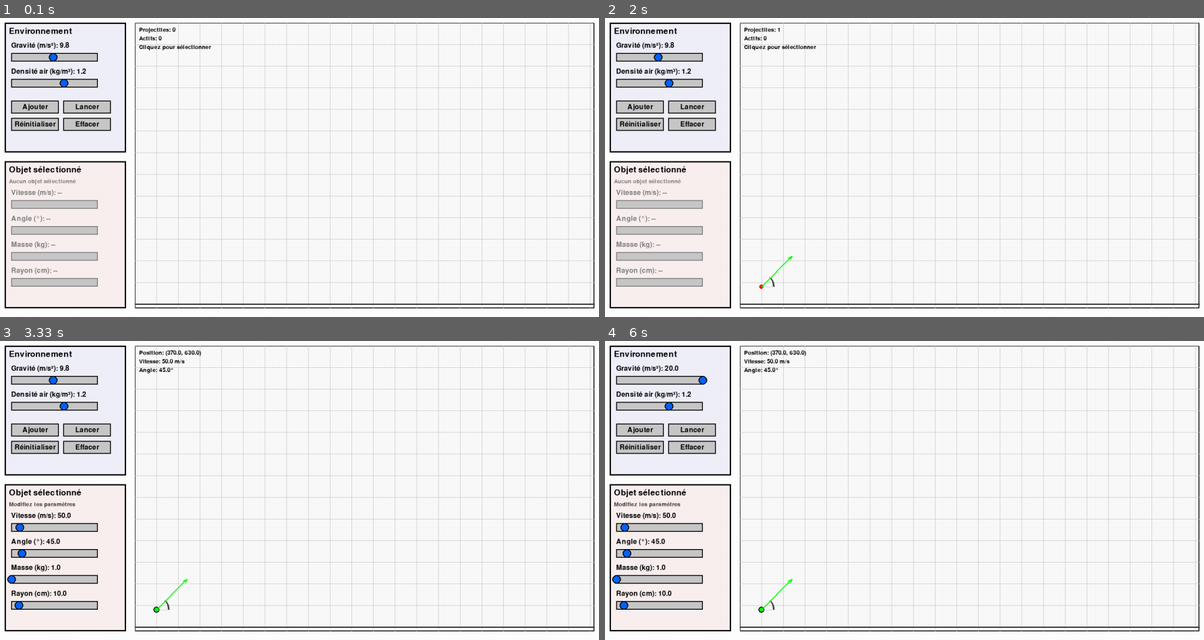
Above: before the commit, frames 1-4 (two rows, left to right).
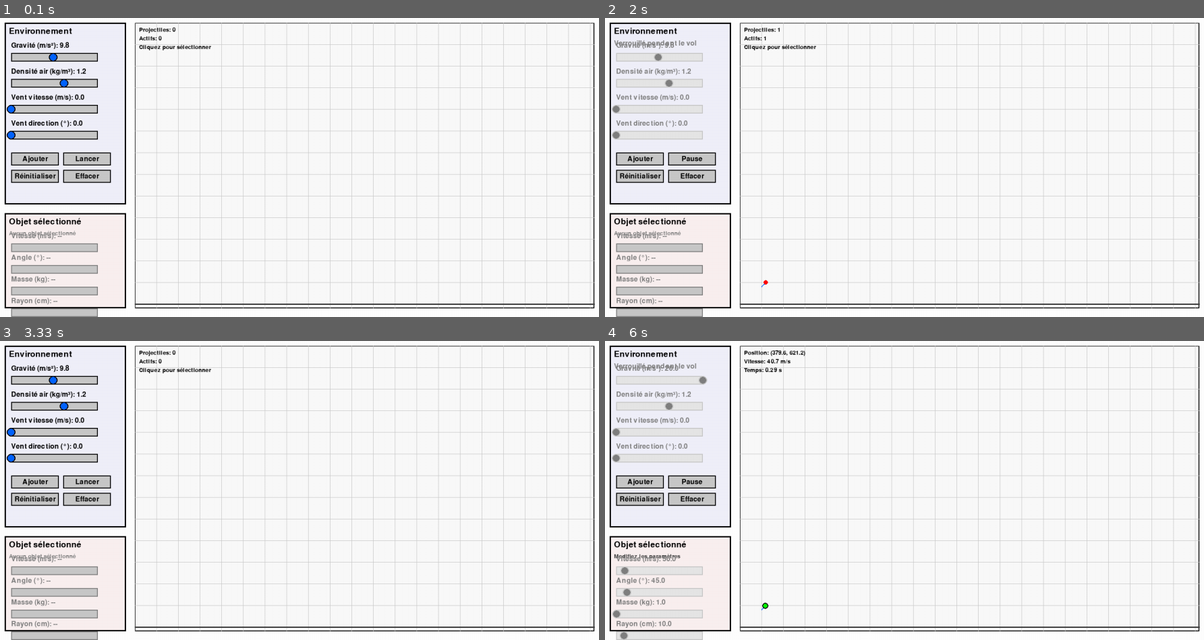
Above: after the commit, the same moments.

Repository: NathanDufils/Projet-Modelisation-Mathematique
Game: pygame game, started from main.py
Same seed, same stepped clock (60 frames per second), same inputs: the game is played once before the commit and once after it.
Inputs (mouse positions are in pixels of both pictures, inside the frame that each line leads up to):
- Up to frame 1 (0.1 s): no input
- Up to frame 2 (2 s): press the mouse at (910, 185) at 0.37 s; move the mouse to (832, 176) at 0.47 s; release the mouse at (760, 167) at 0.6 s; click "Ajouter" at 0.72 s; press the mouse at (616, 290) at 1.03 s; move the mouse to (736, 233) at 1.13 s; release the mouse at (862, 176) at 1.27 s; click (790, 224) at 1.38 s; press the mouse at (694, 158) at 1.7 s; move the mouse to (904, 191) at 1.8 s; release the mouse at (1120, 224) at 1.93 s
- Up to frame 3 (3.33 s): click "Ajouter" at 2.05 s; press the mouse at (89, 481) at 2.37 s; move the mouse to (167, 526) at 2.47 s; release the mouse at (251, 568) at 2.6 s; press the mouse at (89, 481) at 2.7 s; move the mouse to (131, 496) at 2.8 s; release the mouse at (179, 511) at 2.93 s; press the mouse at (89, 499) at 3.03 s; move the mouse to (191, 445) at 3.13 s; release the mouse at (293, 391) at 3.27 s
- Up to frame 4 (6 s): press the mouse at (640, 481) at 3.37 s; move the mouse to (880, 442) at 3.47 s; release the mouse at (1126, 400) at 3.6 s; press the mouse at (694, 499) at 3.7 s; move the mouse to (748, 496) at 3.8 s; release the mouse at (802, 496) at 3.93 s; press the mouse at (658, 379) at 4.03 s; move the mouse to (748, 412) at 4.13 s; release the mouse at (838, 445) at 4.27 s; click "Ajouter" at 5.38 s; press the mouse at (694, 481) at 5.7 s; move the mouse to (730, 445) at 5.8 s; release the mouse at (766, 412) at 5.93 s

The runs differ from the first frame. In frame 1, 7.4% of the frame differs, in the area x 0-22%, y 25-100%; in frame 2, 8.5%, in the area x 0-32%, y 5-100%; in frame 3, 8.0%; in frame 4, 8.1%.

Commit message:
feat: implement wind into simulation

Diff:
--- a/src/physics.py
+++ b/src/physics.py
@@ -1,13 +1,14 @@
 import math
 from src.settings import GRAVITY, AIR_DENSITY, DRAG_COEFFICIENT
 
-def calculate_trajectory_point(x0, y0, v0, angle, t, mass, radius, gravity=GRAVITY, air_density=AIR_DENSITY):
+def calculate_trajectory_point(x0, y0, v0, angle, t, mass, radius, gravity=GRAVITY, air_density=AIR_DENSITY, wind_speed=0.0, wind_direction=0.0):
     """
     Calcule la position et la vitesse d'un projectile à un temps donné.
     Utilise l'intégration numérique avec résistance de l'air si radius > 0.
 
-    La force de traînée est calculée avec: F_drag = 0.5 * ρ * C_d * A * v²
-    où ρ = densité de l'air, C_d = coefficient de traînée, A = surface frontale
+    La force de traînée est calculée avec: F_drag = 0.5 * ρ * C_d * A * v_rel²
+    où ρ = densité de l'air, C_d = coefficient de traînée, A = surface frontale,
+    et v_rel est la vitesse relative du projectile par rapport à l'air (incluant le vent)
 
     Args:
         x0, y0: Position initiale
@@ -18,6 +19,8 @@
         radius: Rayon du projectile
         gravity: Accélération de la pesanteur (défaut: GRAVITY)
         air_density: Densité de l'air (défaut: AIR_DENSITY)
+        wind_speed: Vitesse du vent en m/s (défaut: 0.0)
+        wind_direction: Direction du vent en degrés, 0°=droite, 90°=haut, 180°=gauche, 270°=bas (défaut: 0.0)
     """
     if radius == 0:
         # Trajectoire parabolique simple sans résistance de l'air
@@ -35,6 +38,12 @@
         vx = v0 * math.cos(angle)
         vy = -v0 * math.sin(angle)
 
+        # Calcul des composantes du vent
+        # Direction: 0° = droite (+x), 90° = haut (-y), 180° = gauche (-x), 270° = bas (+y)
+        wind_angle_rad = math.radians(wind_direction)
+        vx_wind = wind_speed * math.cos(wind_angle_rad)
+        vy_wind = -wind_speed * math.sin(wind_angle_rad)  # Négatif car y augmente vers le bas
+
         # Calcul de la surface frontale (aire d'un cercle)
         cross_section_area = math.pi * radius**2
 
@@ -42,15 +51,36 @@
         drag_constant = 0.5 * air_density * DRAG_COEFFICIENT * cross_section_area
 
         current_time = 0
+        max_speed = 10000  # Vitesse maximale pour éviter les overflow (10 km/s)
+
         while current_time < t:
-            # Calculer la force de traînée: F = k * v²
-            speed = math.sqrt(vx**2 + vy**2)
-            if speed > 0:
-                # Force de traînée
-                drag_force = drag_constant * speed**2
+            # Limiter les vitesses pour éviter les overflow
+            vx = max(-max_speed, min(max_speed, vx))
+            vy = max(-max_speed, min(max_speed, vy))
+
+            # Calculer la vitesse relative du projectile par rapport à l'air
+            vx_rel = vx - vx_wind
+            vy_rel = vy - vy_wind
+
+            # Calculer la vitesse relative avec protection contre overflow
+            speed_sq = vx_rel**2 + vy_rel**2
+            if speed_sq > max_speed**2:
+                # Si la vitesse dépasse la limite, on arrête l'intégration
+                break
+            speed_rel = math.sqrt(speed_sq)
+
+            if speed_rel > 0:
+                # Force de traînée basée sur la vitesse relative
+                drag_force = drag_constant * speed_rel**2
                 # Accélération due à la traînée (F = ma, donc a = F/m)
-                drag_ax = -drag_force * (vx / speed) / mass
-                drag_ay = -drag_force * (vy / speed) / mass
+                # La traînée s'oppose à la vitesse relative
+                drag_ax = -drag_force * (vx_rel / speed_rel) / mass
+                drag_ay = -drag_force * (vy_rel / speed_rel) / mass
+
+                # Limiter l'accélération pour éviter l'instabilité numérique
+                max_accel = 1000  # m/s² maximum
+                drag_ax = max(-max_accel, min(max_accel, drag_ax))
+                drag_ay = max(-max_accel, min(max_accel, drag_ay))
             else:
                 drag_ax = drag_ay = 0
 
--- a/src/projectile.py
+++ b/src/projectile.py
@@ -42,31 +42,44 @@
         self.vy = -self.v0 * math.sin(self.angle)
         self.active = True
 
-    def update(self, dt, gravity=GRAVITY, air_density=AIR_DENSITY):
+    def update(self, dt, gravity=GRAVITY, air_density=AIR_DENSITY, wind_speed=0.0, wind_direction=0.0):
         """Met à jour la position du projectile si il est lancé et pas en pause.
 
         Args:
             dt: Pas de temps
             gravity: Accélération de la pesanteur
             air_density: Densité de l'air
+            wind_speed: Vitesse du vent en m/s
+            wind_direction: Direction du vent en degrés
         """
         if not self.active or not self.launched or self.paused:
             return
 
         self.time += dt
 
-        new_x, new_y, new_vx, new_vy = calculate_trajectory_point(
-            self.x0, self.y0, self.v0, self.angle,
-            self.time, self.mass, self.radius,
-            gravity, air_density
-        )
+        try:
+            new_x, new_y, new_vx, new_vy = calculate_trajectory_point(
+                self.x0, self.y0, self.v0, self.angle,
+                self.time, self.mass, self.radius,
+                gravity, air_density, wind_speed, wind_direction
+            )
 
-        self.x = new_x
-        self.y = new_y
-        self.vx = new_vx
-        self.vy = new_vy
+            # Vérifier que les valeurs sont valides
+            if math.isnan(new_x) or math.isnan(new_y) or math.isinf(new_x) or math.isinf(new_y):
+                self.active = False
+                return
 
-        self.trajectory.append((self.x, self.y))
+            self.x = new_x
+            self.y = new_y
+            self.vx = new_vx
+            self.vy = new_vy
+
+            self.trajectory.append((self.x, self.y))
+
+        except (OverflowError, ValueError):
+            # En cas d'erreur de calcul, arrêter le projectile
+            self.active = False
+            return
 
         # Vérifier les limites
         if self.y >= SIM_AREA_Y + SIM_AREA_HEIGHT - 10 or self.x >= SIM_AREA_X + SIM_AREA_WIDTH:
--- a/src/settings.py
+++ b/src/settings.py
@@ -2,6 +2,8 @@
 GRAVITY = 9.81  # m/s^2
 AIR_DENSITY = 1.225  # kg/m^3 (au niveau de la mer)
 DRAG_COEFFICIENT = 0.47  # Coefficient de traînée pour une sphère
+WIND_SPEED = 0.0  # m/s (vitesse du vent)
+WIND_DIRECTION = 0.0  # degrés (0° = droite, 90° = haut, 180° = gauche, 270° = bas)
 
 # Fenêtre
 SCREEN_WIDTH = 1400
@@ -11,12 +13,12 @@
 SIMULATION_PANEL_X = 20
 SIMULATION_PANEL_Y = 20
 SIMULATION_PANEL_WIDTH = 280
-SIMULATION_PANEL_HEIGHT = 300
+SIMULATION_PANEL_HEIGHT = 420
 
 OBJECT_PANEL_X = 20
-OBJECT_PANEL_Y = 340
+OBJECT_PANEL_Y = 460
 OBJECT_PANEL_WIDTH = 280
-OBJECT_PANEL_HEIGHT = 340
+OBJECT_PANEL_HEIGHT = 220
 
 # Zone de simulation (exclut les panneaux UI)
 SIM_AREA_X = 320
--- a/src/simulation.py
+++ b/src/simulation.py
@@ -22,6 +22,8 @@
         # Paramètres d'environnement
         self.gravity = GRAVITY
         self.air_density = AIR_DENSITY
+        self.wind_speed = WIND_SPEED
+        self.wind_direction = WIND_DIRECTION
 
         # Variables pour le déplacement
         self.dragging = False
@@ -144,6 +146,8 @@
         env_params = self.ui.get_environment_parameters()
         self.gravity = env_params['gravity']
         self.air_density = env_params['air_density']
+        self.wind_speed = env_params['wind_speed']
+        self.wind_direction = env_params['wind_direction']
 
         # Mettre à jour les paramètres du projectile sélectionné
         if self.ui.selected_projectile:
@@ -160,9 +164,13 @@
         any_launched = any(p.launched for p in self.projectiles)
         self.ui.update_launch_pause_button(has_projectiles, any_launched)
 
+        # Verrouiller les paramètres si des projectiles sont lancés (même en pause)
+        # Cela évite le "téléport" causé par le recalcul de trajectoire avec de nouveaux paramètres
+        self.ui.lock_parameters(any_launched)
+
         # Mettre à jour tous les projectiles avec les paramètres d'environnement
         for projectile in self.projectiles:
-            projectile.update(TIME_STEP, self.gravity, self.air_density)
+            projectile.update(TIME_STEP, self.gravity, self.air_density, self.wind_speed, self.wind_direction)
 
         # Vérifier si la simulation doit s'arrêter automatiquement
         if self.ui.simulation_running and any_launched:
@@ -181,6 +189,9 @@
         # Dessiner une grille de référence
         self.draw_grid()
 
+        # Dessiner les indicateurs de vent
+        self.draw_wind_indicators()
+
         # Dessiner le sol
         ground_y = SIM_AREA_Y + SIM_AREA_HEIGHT - 10
         pygame.draw.line(self.screen, DARK_GRAY,
@@ -215,3 +226,50 @@
         for y in range(SIM_AREA_Y, SIM_AREA_Y + SIM_AREA_HEIGHT, grid_spacing):
             pygame.draw.line(self.screen, LIGHT_GRAY,
                            (SIM_AREA_X, y), (SIM_AREA_X + SIM_AREA_WIDTH, y), 1)
+
+    def draw_wind_indicators(self):
+        """Dessine des indicateurs visuels du vent dans la zone de simulation."""
+        if self.wind_speed < 0.5:
+            return  # Ne rien afficher si le vent est négligeable
+
+        # Calculer les composantes du vent pour l'affichage
+        wind_angle_rad = math.radians(self.wind_direction)
+
+        # Dessiner plusieurs flèches de vent espacées dans la zone de simulation
+        spacing_x = 150
+        spacing_y = 150
+        arrow_length = min(50, self.wind_speed * 3)  # Longueur proportionnelle à la vitesse
+
+        # Couleur en fonction de la vitesse (plus foncé = plus rapide)
+        intensity = min(255, int(100 + self.wind_speed * 5))
+        wind_color = (100, 100, intensity)
+
+        for x in range(SIM_AREA_X + 80, SIM_AREA_X + SIM_AREA_WIDTH - 50, spacing_x):
+            for y in range(SIM_AREA_Y + 80, SIM_AREA_Y + SIM_AREA_HEIGHT - 50, spacing_y):
+                # Point de départ de la flèche
+                start_x = x
+                start_y = y
+
+                # Point d'arrivée de la flèche (direction du vent)
+                end_x = start_x + arrow_length * math.cos(wind_angle_rad)
+                end_y = start_y - arrow_length * math.sin(wind_angle_rad)
+
+                # Dessiner la ligne principale
+                pygame.draw.line(self.screen, wind_color,
+                               (int(start_x), int(start_y)),
+                               (int(end_x), int(end_y)), 2)
+
+                # Dessiner la pointe de flèche
+                arrow_angle = 0.5
+                arrow_size = 10
+                arrow_x1 = end_x - arrow_size * math.cos(wind_angle_rad - arrow_angle)
+                arrow_y1 = end_y + arrow_size * math.sin(wind_angle_rad - arrow_angle)
+                arrow_x2 = end_x - arrow_size * math.cos(wind_angle_rad + arrow_angle)
+                arrow_y2 = end_y + arrow_size * math.sin(wind_angle_rad + arrow_angle)
+
+                pygame.draw.line(self.screen, wind_color,
+                               (int(end_x), int(end_y)),
+                               (int(arrow_x1), int(arrow_y1)), 2)
+                pygame.draw.line(self.screen, wind_color,
+                               (int(end_x), int(end_y)),
+                               (int(arrow_x2), int(arrow_y2)), 2)
--- a/src/ui.py
+++ b/src/ui.py
@@ -10,6 +10,7 @@
         self.val = initial_val
         self.label = label
         self.dragging = False
+        self.enabled = True  # Nouveau: état d'activation du slider
 
         self.handle_radius = height // 2
         self.handle_x = self._value_to_x(initial_val)
@@ -26,6 +27,9 @@
         return self.min_val + ratio * (self.max_val - self.min_val)
 
     def handle_event(self, event):
+        if not self.enabled:
+            return  # Ignorer tous les événements si le slider est désactivé
+
         if event.type == pygame.MOUSEBUTTONDOWN:
             mouse_x, mouse_y = event.pos
             handle_rect = pygame.Rect(
@@ -46,16 +50,28 @@
             self.val = self._x_to_value(self.handle_x)
 
     def draw(self, screen):
+        # Couleurs en fonction de l'état
+        if self.enabled:
+            bar_color = (200, 200, 200)
+            handle_color = BLUE
+            border_color = BLACK
+            text_color = BLACK
+        else:
+            bar_color = (230, 230, 230)
+            handle_color = GRAY
+            border_color = LIGHT_GRAY
+            text_color = GRAY
+
         # Dessiner la barre du slider
-        pygame.draw.rect(screen, (200, 200, 200), self.rect)
-        pygame.draw.rect(screen, BLACK, self.rect, 2)
+        pygame.draw.rect(screen, bar_color, self.rect)
+        pygame.draw.rect(screen, border_color, self.rect, 2)
 
         # Dessiner le handle
-        pygame.draw.circle(screen, BLUE, (int(self.handle_x), self.rect.centery), self.handle_radius)
-        pygame.draw.circle(screen, BLACK, (int(self.handle_x), self.rect.centery), self.handle_radius, 2)
+        pygame.draw.circle(screen, handle_color, (int(self.handle_x), self.rect.centery), self.handle_radius)
+        pygame.draw.circle(screen, border_color, (int(self.handle_x), self.rect.centery), self.handle_radius, 2)
 
         # Dessiner le label et la valeur
-        label_text = self.font.render(f"{self.label}: {self.val:.1f}", True, BLACK)
+        label_text = self.font.render(f"{self.label}: {self.val:.1f}", True, text_color)
         screen.blit(label_text, (self.rect.x, self.rect.y - 25))
 
 class RadiusSlider(Slider):
@@ -65,16 +81,28 @@
         super().__init__(x, y, width, height, min_cm, max_cm, initial_cm, label)
 
     def draw(self, screen):
+        # Couleurs en fonction de l'état
+        if self.enabled:
+            bar_color = (200, 200, 200)
+            handle_color = BLUE
+            border_color = BLACK
+            text_color = BLACK
+        else:
+            bar_color = (230, 230, 230)
+            handle_color = GRAY
+            border_color = LIGHT_GRAY
+            text_color = GRAY
+
         # Dessiner la barre du slider
-        pygame.draw.rect(screen, (200, 200, 200), self.rect)
-        pygame.draw.rect(screen, BLACK, self.rect, 2)
+        pygame.draw.rect(screen, bar_color, self.rect)
+        pygame.draw.rect(screen, border_color, self.rect, 2)
 
         # Dessiner le handle
-        pygame.draw.circle(screen, BLUE, (int(self.handle_x), self.rect.centery), self.handle_radius)
-        pygame.draw.circle(screen, BLACK, (int(self.handle_x), self.rect.centery), self.handle_radius, 2)
+        pygame.draw.circle(screen, handle_color, (int(self.handle_x), self.rect.centery), self.handle_radius)
+        pygame.draw.circle(screen, border_color, (int(self.handle_x), self.rect.centery), self.handle_radius, 2)
 
         # Dessiner le label et la valeur en cm
-        label_text = self.font.render(f"{self.label}: {self.val:.1f}", True, BLACK)
+        label_text = self.font.render(f"{self.label}: {self.val:.1f}", True, text_color)
         screen.blit(label_text, (self.rect.x, self.rect.y - 25))
 
     def get_value_in_meters(self):
@@ -115,15 +143,17 @@
         # Sliders pour les paramètres d'environnement
         self.sliders = {
             'gravity': Slider(self.x + 15, self.y + 70, 200, 20, 0.1, 20.0, GRAVITY, "Gravité (m/s²)"),
-            'air_density': Slider(self.x + 15, self.y + 130, 200, 20, 0.0, 2.0, AIR_DENSITY, "Densité air (kg/m³)")
+            'air_density': Slider(self.x + 15, self.y + 130, 200, 20, 0.0, 2.0, AIR_DENSITY, "Densité air (kg/m³)"),
+            'wind_speed': Slider(self.x + 15, self.y + 190, 200, 20, 0.0, 50.0, WIND_SPEED, "Vent vitesse (m/s)"),
+            'wind_direction': Slider(self.x + 15, self.y + 250, 200, 20, 0.0, 360.0, WIND_DIRECTION, "Vent direction (°)")
         }
 
         # Boutons de contrôle de la simulation
         self.buttons = {
-            'add_object': Button(self.x + 15, self.y + 180, 110, 30, "Ajouter"),
-            'launch_pause': Button(self.x + 135, self.y + 180, 110, 30, "Lancer"),
-            'reset': Button(self.x + 15, self.y + 220, 110, 30, "Réinitialiser"),
-            'clear': Button(self.x + 135, self.y + 220, 110, 30, "Effacer")
+            'add_object': Button(self.x + 15, self.y + 300, 110, 30, "Ajouter"),
+            'launch_pause': Button(self.x + 135, self.y + 300, 110, 30, "Lancer"),
+            'reset': Button(self.x + 15, self.y + 340, 110, 30, "Réinitialiser"),
+            'clear': Button(self.x + 135, self.y + 340, 110, 30, "Effacer")
         }
 
         self.font = pygame.font.Font(None, 24)
@@ -151,6 +181,11 @@
         title = self.title_font.render("Environnement", True, BLACK)
         screen.blit(title, (self.x + 10, self.y + 10))
 
+        # Message si les sliders sont désactivés
+        if not self.sliders['gravity'].enabled:
+            info_text = self.font.render("Verrouillé pendant le vol", True, GRAY)
+            screen.blit(info_text, (self.x + 10, self.y + 40))
+
         # Sliders
         for slider in self.sliders.values():
             slider.draw(screen)
@@ -163,7 +198,9 @@
         """Retourne les paramètres d'environnement."""
         return {
             'gravity': self.sliders['gravity'].val,
-            'air_density': self.sliders['air_density'].val
+            'air_density': self.sliders['air_density'].val,
+            'wind_speed': self.sliders['wind_speed'].val,
+            'wind_direction': self.sliders['wind_direction'].val
         }
 
     def update_launch_pause_button(self, has_objects, any_launched):
@@ -176,6 +213,11 @@
         else:
             self.buttons['launch_pause'].text = "Lancer"
 
+    def set_sliders_enabled(self, enabled):
+        """Active ou désactive tous les sliders du panneau."""
+        for slider in self.sliders.values():
+            slider.enabled = enabled
+
 
 class ObjectPanel:
     """Panneau de contrôle pour les paramètres d'un objet sélectionné."""
@@ -187,10 +229,10 @@
 
         # Sliders pour les paramètres de l'objet
         self.sliders = {
-            'velocity': Slider(self.x + 15, self.y + 90, 200, 20, 0, 500, 80, "Vitesse (m/s)"),
-            'angle': Slider(self.x + 15, self.y + 150, 200, 20, 0, 360, 45, "Angle (°)"),
-            'mass': Slider(self.x + 15, self.y + 210, 200, 20, 0.001, 100, 1.0, "Masse (kg)"),
-            'radius': RadiusSlider(self.x + 15, self.y + 270, 200, 20, 1.0, 100.0, 10.0, "Rayon (cm)")
+            'velocity': Slider(self.x + 15, self.y + 70, 200, 20, 0, 500, 80, "Vitesse (m/s)"),
+            'angle': Slider(self.x + 15, self.y + 120, 200, 20, 0, 360, 45, "Angle (°)"),
+            'mass': Slider(self.x + 15, self.y + 170, 200, 20, 0.001, 100, 1.0, "Masse (kg)"),
+            'radius': RadiusSlider(self.x + 15, self.y + 220, 200, 20, 1.0, 100.0, 10.0, "Rayon (cm)")
         }
 
         self.font = pygame.font.Font(None, 24)
@@ -264,6 +306,11 @@
             'radius': self.sliders['radius'].get_value_in_meters()
         }
 
+    def set_sliders_enabled(self, enabled):
+        """Active ou désactive tous les sliders du panneau."""
+        for slider in self.sliders.values():
+            slider.enabled = enabled
+
 
 class UI:
     """Classe principale gérant l'interface utilisateur complète."""
@@ -287,6 +334,19 @@
         """Met à jour le texte du bouton lancer/pause selon l'état de la simulation."""
         self.simulation_panel.update_launch_pause_button(has_projectiles, any_launched)
         self.simulation_running = self.simulation_panel.simulation_running
+
+    def lock_parameters(self, lock):
+        """Verrouille ou déverrouille les paramètres de l'environnement et de l'objet.
+
+        Args:
+            lock: True pour verrouiller, False pour déverrouiller
+        """
+        # Verrouiller les paramètres d'environnement
+        self.simulation_panel.set_sliders_enabled(not lock)
+
+        # Verrouiller les paramètres d'objet si un objet est sélectionné
+        if self.selected_projectile:
+            self.object_panel.set_sliders_enabled(not lock)
 
     def handle_event(self, event):
         """Gère les événements pour toute l'interface."""
Not shown, changed: README.md
Not shown, changed: .gitignore
